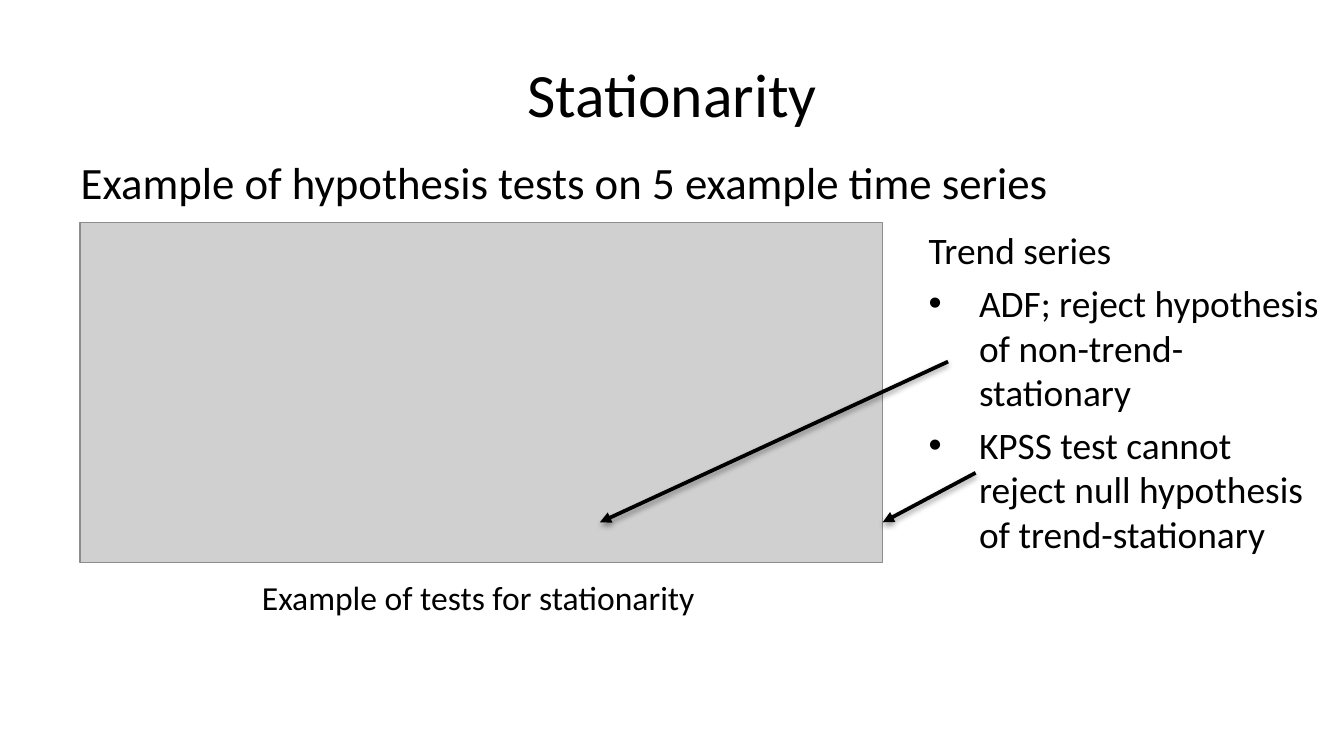
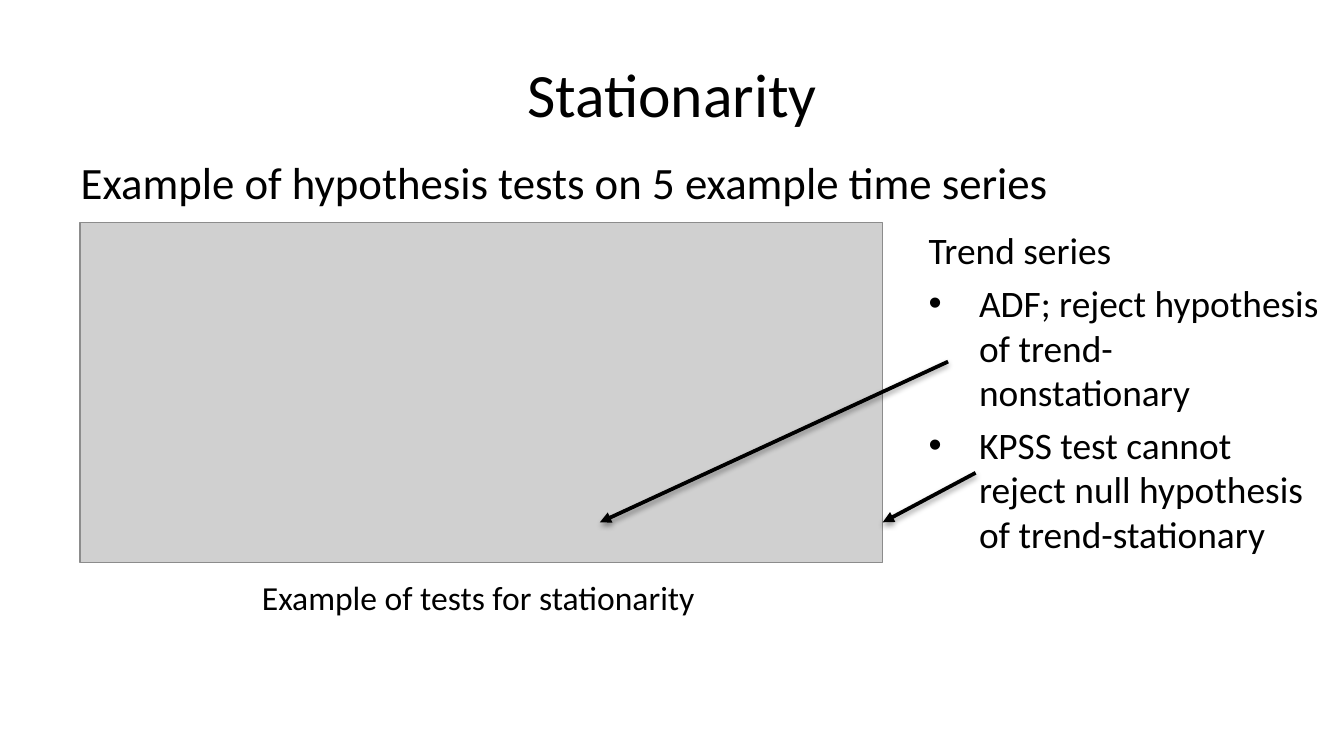
Before and after one commit to StephenElston/CSCI-E-83, a slide deck: slide 61 of LectureSlides/11_IntroductionToTimeSeries.pptx (slide 60 before the commit). Drawn at 1344x756 pixels with LibreOffice and Linux fonts; fonts in the diff are those of the drawing; grey boxes stand for pictures. Boxes give left, top, right and bottom in pixels: in the first picture for what was removed or moved away, otherwise in the second. Text is boxed around its words. In the diff, an @@ line names an element or a change of style, - is before the commit and + after.

```diff
--- a/LectureSlides/11_IntroductionToTimeSeries.pptx
+++ b/LectureSlides/11_IntroductionToTimeSeries.pptx
@@ text at <box>979,291,1319,412</box>: text changed @@
-• ADF; reject hypothesis of non-trend-stationary
+• ADF; reject hypothesis of trend-nonstationary
```
Also in this commit, not shown: 8 other slides changed, 1 slide added.
